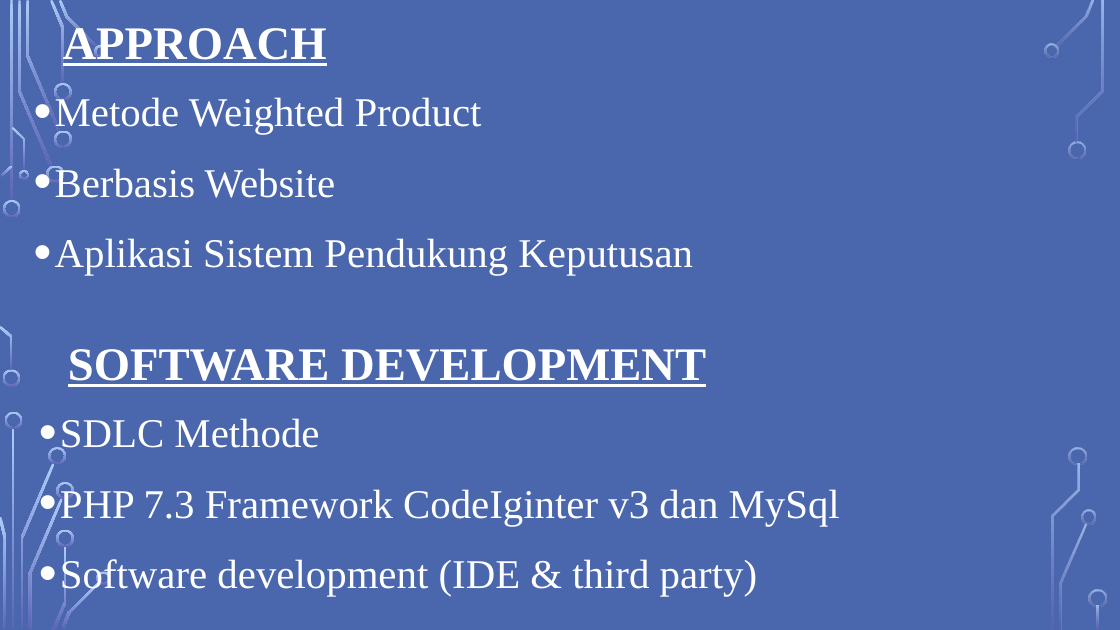
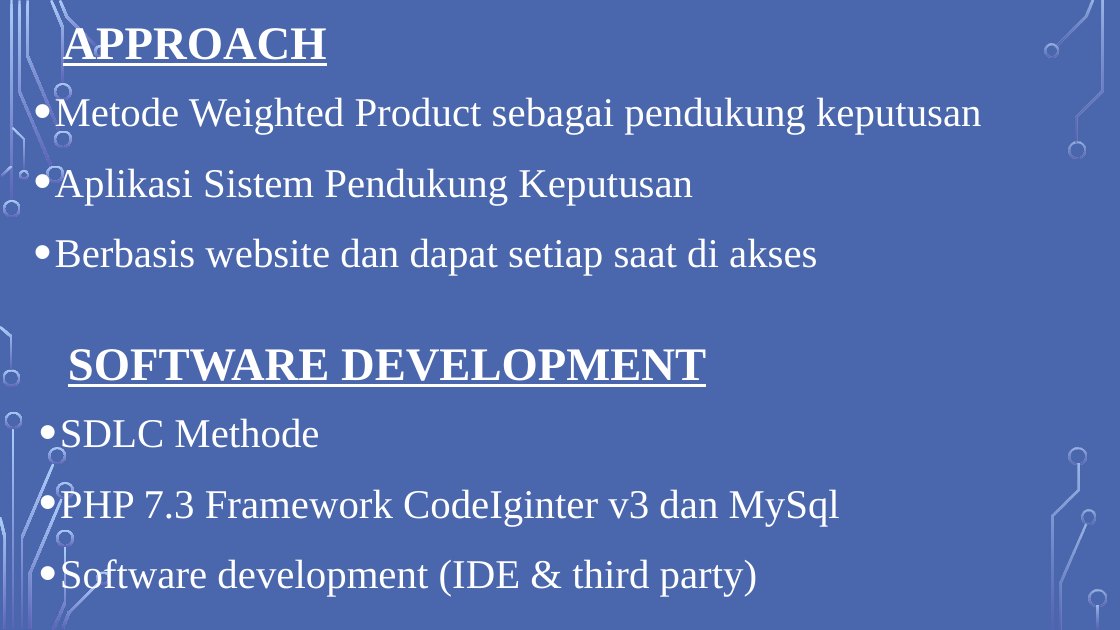
Before and after one commit to MYusron12/repository-detail-skripsi, a slide deck: slide 7 of skripsi ppt.pptx (slide 3 before the commit). Drawn at 1120x630 pixels with LibreOffice and Linux fonts; fonts in the diff are those of the drawing; background and template pictures are left out. Boxes give left, top, right and bottom in pixels: in the first picture for what was removed or moved away, otherwise in the second. Text is boxed around its words. In the diff, an @@ line names an element or a change of style, - is before the commit and + after.

```diff
--- a/skripsi ppt.pptx
+++ b/skripsi ppt.pptx
@@ text at (55,94,982,134): text changed @@
-• Metode Weighted Product
-• Berbasis Website
+• Metode Weighted Product sebagai pendukung keputusan
@@ text at (55,238,817,275): paragraph added @@
+• Berbasis website dan dapat setiap saat di akses
```
Also in this commit, not shown: 2 other slides changed, 4 slides added, 2 other files.
